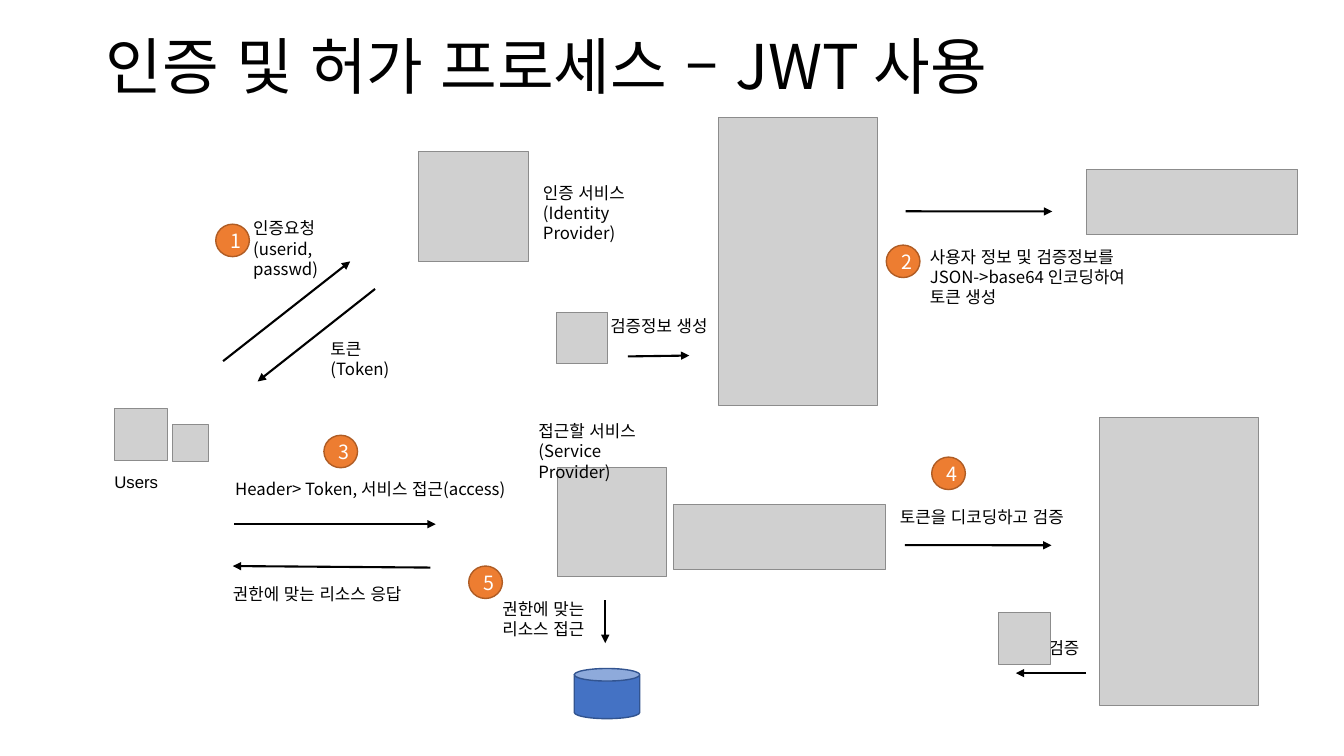
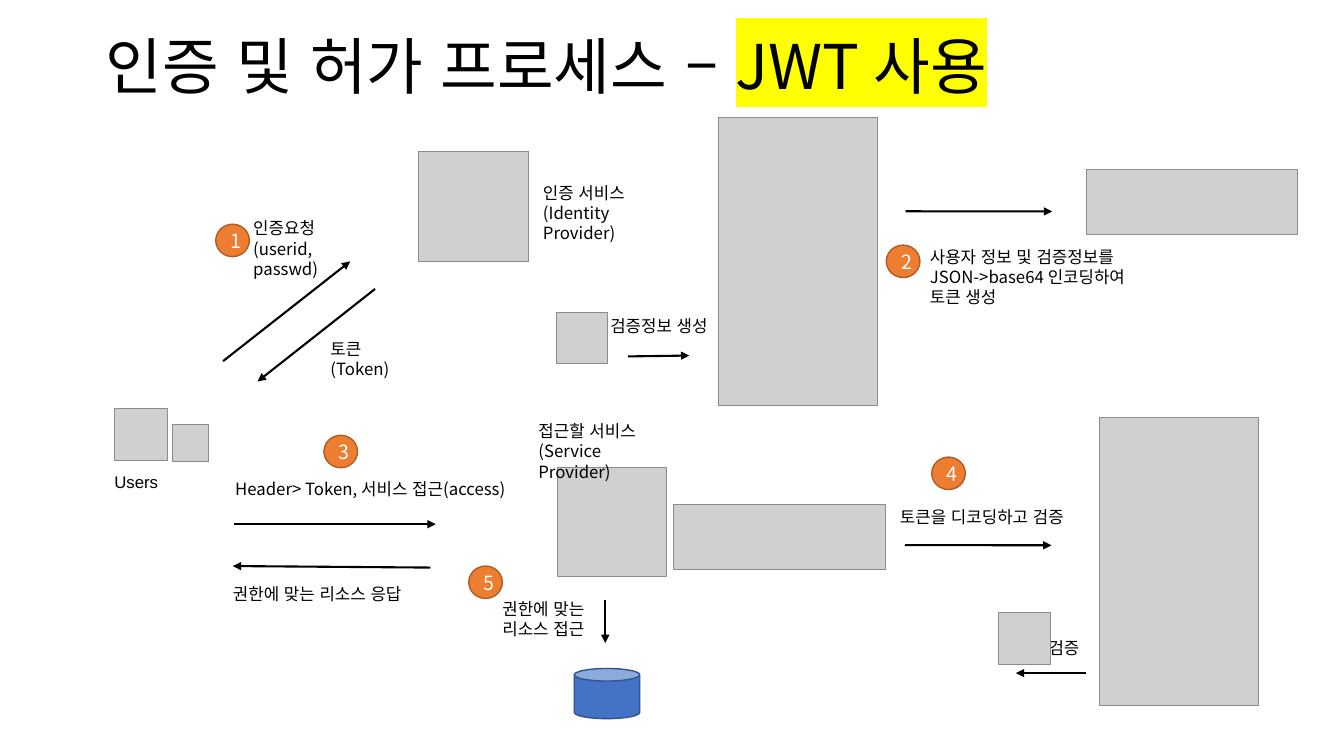
Before and after one commit to happyjane210/GIT2021-working, a slide deck: slide 4 of 9-project/ppt/플젝 3. 인증, 허가, 세션.pptx. Drawn at 1344x756 pixels with LibreOffice and Linux fonts; fonts in the diff are those of the drawing; grey boxes stand for pictures. Boxes give left, top, right and bottom in pixels: in the first picture for what was removed or moved away, otherwise in the second. Text is boxed around its words. In the diff, an @@ line names an element or a change of style, - is before the commit and + after.

```diff
--- a/9-project/ppt/플젝 3. 인증, 허가, 세션.pptx
+++ b/9-project/ppt/플젝 3. 인증, 허가, 세션.pptx
@@ title "인증 및 허가 프로세스 – ..." at box(106, 38, 986, 94): highlight none to #FFFF00 in "JWT 사용" @@
```
Also in this commit, not shown: 1 other slide changed, 5 other files.
